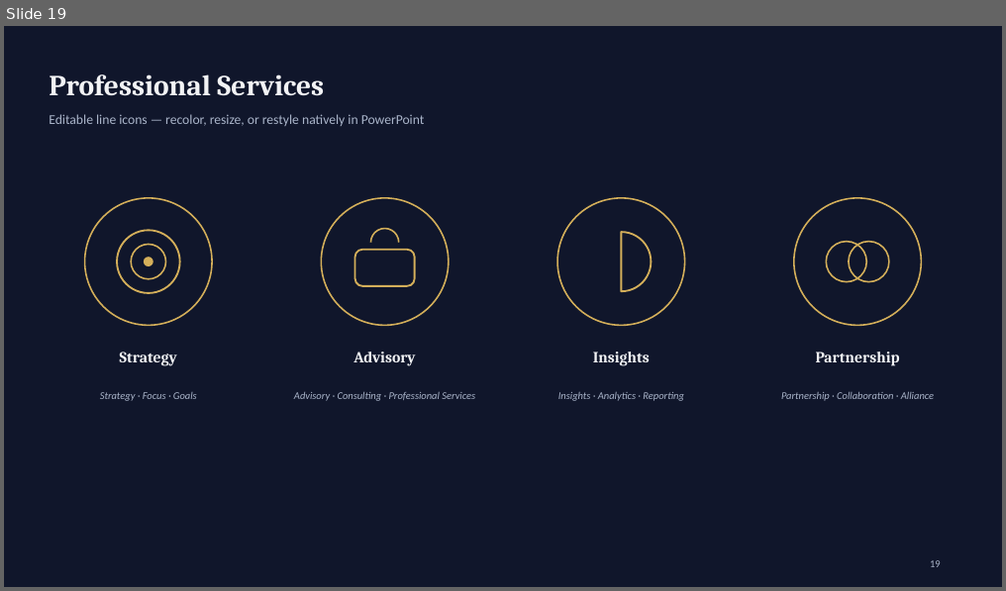
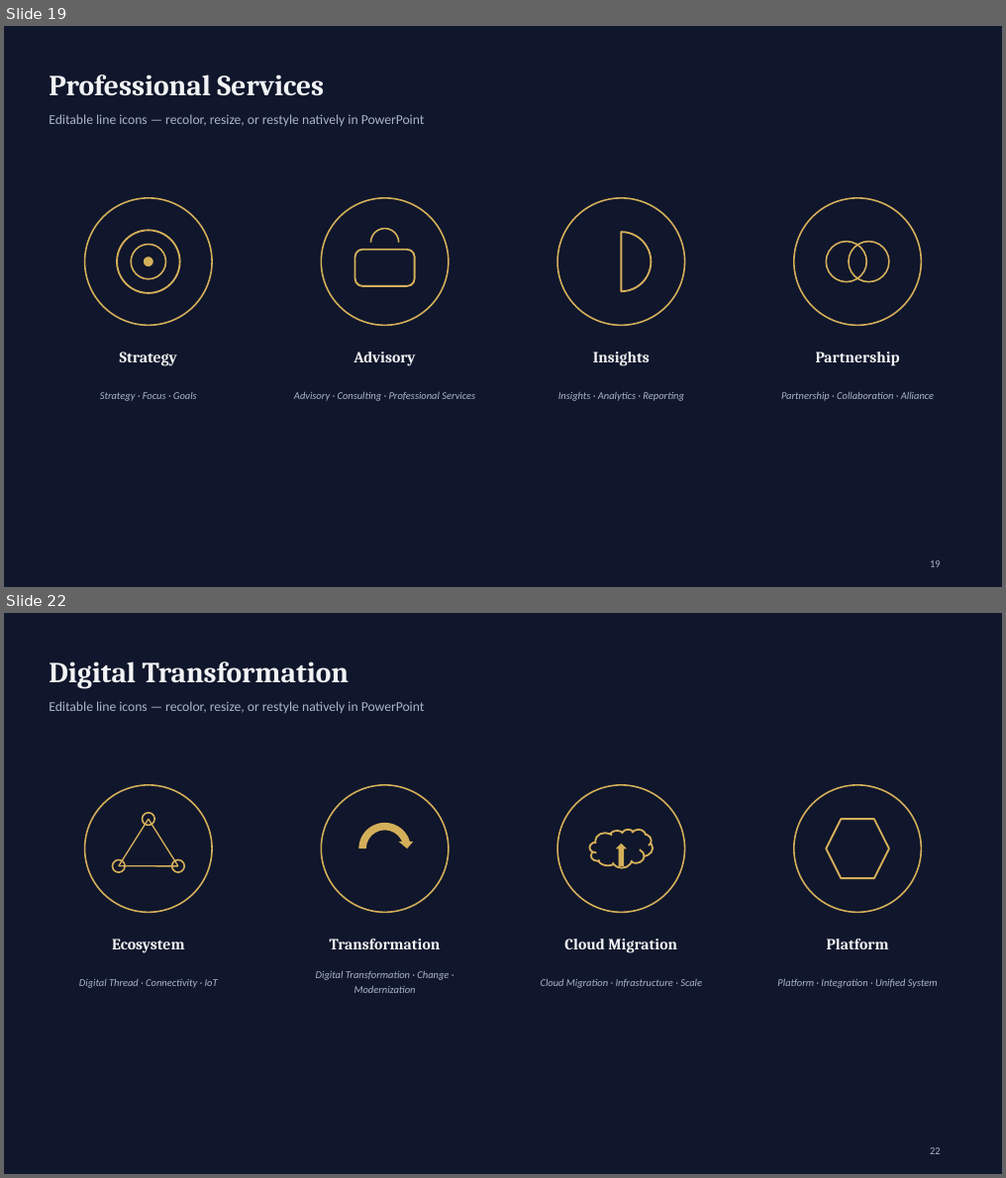
Before and after one commit to SwarmSolution/skills-introduction-to-github, a slide deck: business-development/templates/Consulting-Template-Dark.pptx. Shown one above the other, each under a label of ours: slide 19 before the commit, slides 19 and 22 after it; the slides between them are not shown. The pictures are 1006x591 and 1006x1178 pixels, drawn with LibreOffice and Linux fonts; fonts in the diff are those of the drawing. Boxes give left, top, right and bottom in pixels: in the first picture for what was removed or moved away, otherwise in the second. Text is boxed around its words. In the diff, an @@ line names an element or a change of style, - is before the commit and + after.

```diff
--- a/business-development/templates/Consulting-Template-Dark.pptx
+++ b/business-development/templates/Consulting-Template-Dark.pptx
@@ slide 22 added at [4, 613, 1002, 1174], background #10162B @@
@@ text added at [49, 662, 350, 688], 28 pt, text #F2F3F5, bold @@
+Digital Transformation
@@ text added at [49, 701, 425, 713], 13 pt, text #A9B4C9 @@
+Editable line icons — recolor, resize, or restyle natively in PowerPoint
@@ ellipse added at [85, 785, 212, 912], outline #D4AF5A 1.5 pt @@
@@ ellipse added at [322, 785, 449, 912], outline #D4AF5A 1.5 pt @@
@@ ellipse added at [558, 785, 685, 912], outline #D4AF5A 1.5 pt @@
@@ ellipse added at [794, 785, 921, 912], outline #D4AF5A 1.5 pt @@
@@ line added from (119, 866) to (149, 819), #D4AF5A 1.25 pt @@
@@ ellipse added at [142, 813, 154, 826], outline #D4AF5A 1.5 pt @@
@@ line added from (149, 819) to (178, 866), #D4AF5A 1.25 pt @@
@@ circular arrow added at [355, 819, 414, 878], fill #D4AF5A @@
@@ hexagon added at [826, 819, 889, 878], outline #D4AF5A 1.75 pt @@
@@ cloud added at [589, 830, 652, 867], outline #D4AF5A 1.75 pt @@
@@ up arrow added at [616, 844, 627, 866], fill #D4AF5A @@
@@ ellipse added at [113, 861, 126, 872], outline #D4AF5A 1.5 pt @@
@@ line added from (119, 866) to (178, 866), #D4AF5A 1.25 pt @@
@@ ellipse added at [171, 861, 184, 872], outline #D4AF5A 1.5 pt @@
@@ text added at [112, 939, 184, 954], 15 pt, text #F2F3F5, bold @@
+Ecosystem
@@ text added at [330, 939, 441, 950], 15 pt, text #F2F3F5, bold @@
+Transformation
@@ text added at [564, 939, 677, 954], 15 pt, text #F2F3F5, bold @@
+Cloud Migration
@@ text added at [827, 939, 889, 950], 15 pt, text #F2F3F5, bold @@
+Platform
@@ text added at [79, 979, 218, 988], 10 pt, text #A9B4C9, italic @@
+Digital Thread · Connectivity · IoT
@@ text added at [316, 970, 449, 993], 10 pt, text #A9B4C9, italic @@
+Digital Transformation · Change · Modernization
@@ text added at [541, 979, 702, 988], 10 pt, text #A9B4C9, italic @@
+Cloud Migration · Infrastructure · Scale
@@ text added at [777, 978, 938, 988], 10 pt, text #A9B4C9, italic @@
+Platform · Integration · Unified System
@@ page number added at [930, 1148, 941, 1155], 10 pt, text #A9B4C9 @@
+22
```
Also in this commit, not shown: 1 slide changed, 2 other slides added, 5 other files.
